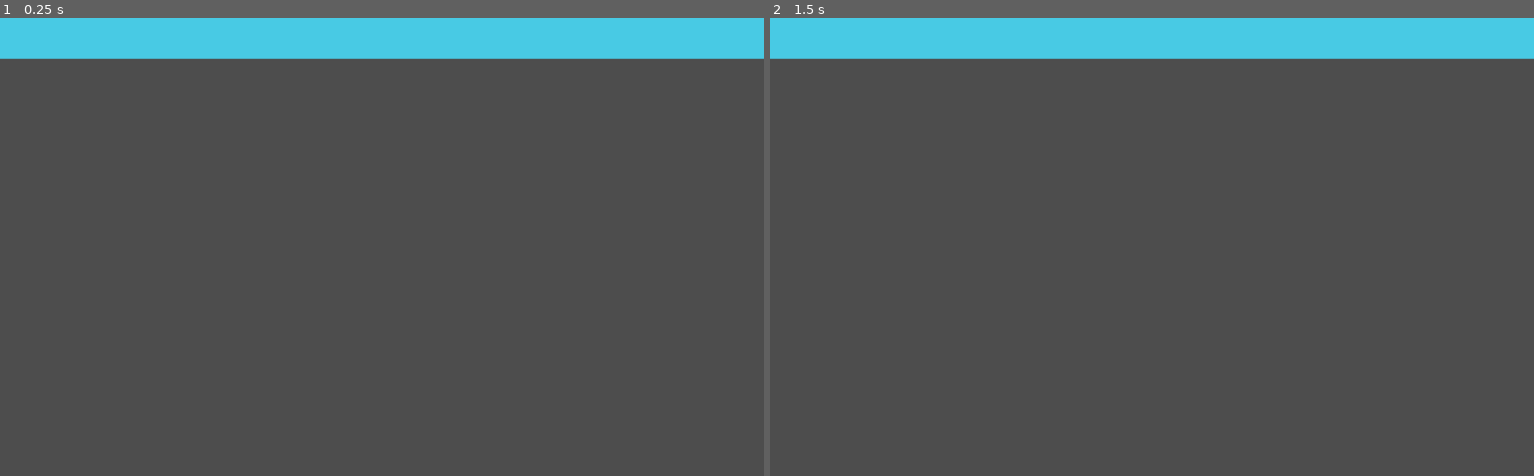
Above: before the commit, frames 1-2 (left to right).
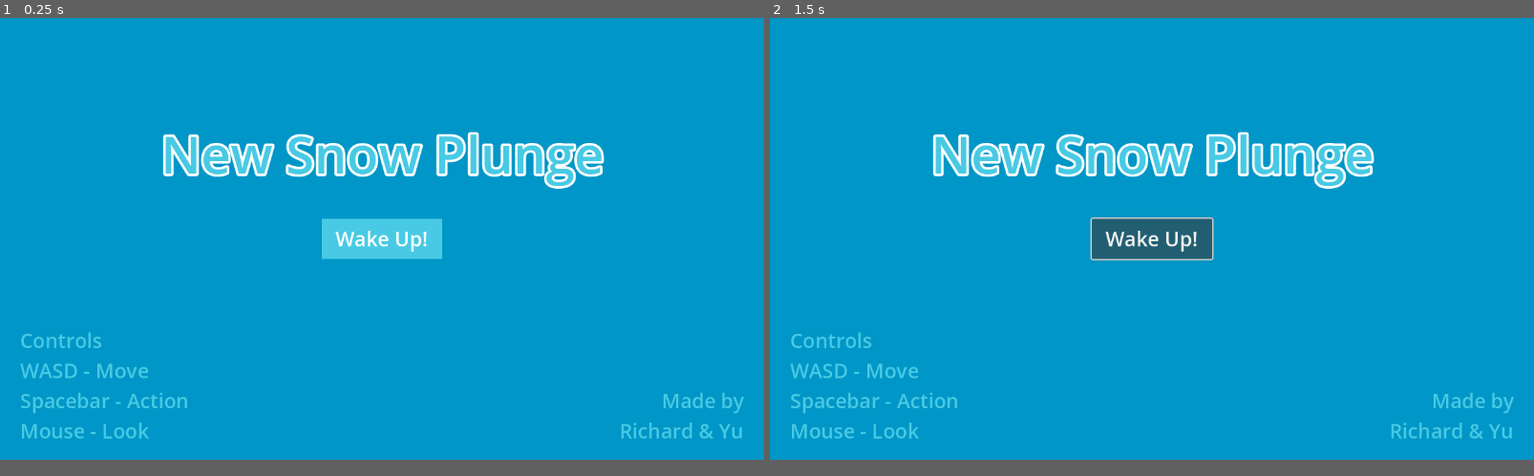
Above: after the commit, the same moments.

Repository: strawstack/MinnHax2025
Game: Godot game, scene res://main.tscn
Same seed, same stepped clock (60 frames per second), same inputs: the game is played once before the commit and once after it.
Inputs (mouse positions are in pixels of both pictures, inside the frame that each line leads up to):
- Up to frame 1 (0.25 s): no input
- Up to frame 2 (1.5 s): click (1152, 247) at 0.5 s, where only the run after the commit has a clickable "Wake Up!"; click (1152, 247) at 1.25 s, where only the run after the commit has a clickable "Wake Up!"
The window is 800x480 before the commit and 800x463 after it. Grey fills any space a smaller window leaves; there, only what the larger window draws over its background counts as a difference.

The runs differ from the first frame. In frame 1, 96% of the frame differs, in the area x 0-100%, y 0-97%; in frame 2, 96%.

Commit message:
Title menu and basic images

Diff:
--- a/main.tscn
+++ b/main.tscn
@@ -11,150 +11,193 @@
 [ext_resource type="Texture2D" uid="uid://bd1rkq3h2p4tg" path="res://images/door_close.png" id="9_4c57u"]
 [ext_resource type="Texture2D" uid="uid://b3c4v1waoftlk" path="res://images/door_open.png" id="10_efxa6"]
 
+[sub_resource type="StyleBoxFlat" id="StyleBoxFlat_4c57u"]
+bg_color = Color(0.282353, 0.792157, 0.894118, 1)
+
 [node name="main" type="Node2D"]
 
 [node name="Camera2D" type="Camera2D" parent="."]
-position = Vector2(184, 1232)
+position = Vector2(608, 992)
 limit_left = 0
 limit_top = 48
 limit_right = 2432
-limit_bottom = 1296
-
-[node name="Background" type="ColorRect" parent="."]
-visible = false
+limit_bottom = 1344
+
+[node name="BackgroundArt" type="Node2D" parent="."]
+
+[node name="Background" type="ColorRect" parent="BackgroundArt"]
 offset_right = 2432.0
 offset_bottom = 640.0
 color = Color(0.792157, 0.941176, 0.972549, 1)
 
-[node name="MountainBack" type="Sprite2D" parent="."]
-visible = false
+[node name="MountainBack" type="Sprite2D" parent="BackgroundArt"]
 position = Vector2(256, 488)
 rotation = 0.785398
 scale = Vector2(1, 1)
 texture = ExtResource("2_kek77")
 
-[node name="MountainBack2" type="Sprite2D" parent="."]
-visible = false
+[node name="MountainBack2" type="Sprite2D" parent="BackgroundArt"]
 position = Vector2(752, 528)
 rotation = 0.785398
 scale = Vector2(1, 1)
 texture = ExtResource("2_kek77")
 
-[node name="MountainBack3" type="Sprite2D" parent="."]
-visible = false
+[node name="MountainBack3" type="Sprite2D" parent="BackgroundArt"]
 position = Vector2(1104, 488)
 rotation = 0.785398
 scale = Vector2(1, 1)
 texture = ExtResource("2_kek77")
 
-[node name="MountainBack4" type="Sprite2D" parent="."]
-visible = false
+[node name="MountainBack4" type="Sprite2D" parent="BackgroundArt"]
 position = Vector2(1632, 560)
 rotation = 0.785398
 scale = Vector2(1, 1)
 texture = ExtResource("2_kek77")
 
-[node name="MountainBack5" type="Sprite2D" parent="."]
-visible = false
+[node name="MountainBack5" type="Sprite2D" parent="BackgroundArt"]
 position = Vector2(2168, 640)
 rotation = 0.785398
 scale = Vector2(1, 1)
 texture = ExtResource("2_kek77")
 
-[node name="MountainFront" type="Sprite2D" parent="."]
-visible = false
+[node name="MountainFront" type="Sprite2D" parent="BackgroundArt"]
 position = Vector2(240, 784)
 rotation = 0.523599
 texture = ExtResource("3_4c57u")
 
-[node name="MountainFront2" type="Sprite2D" parent="."]
-visible = false
+[node name="MountainFront2" type="Sprite2D" parent="BackgroundArt"]
 position = Vector2(880, 808)
 rotation = 0.523599
 texture = ExtResource("3_4c57u")
 
-[node name="MountainFront3" type="Sprite2D" parent="."]
-visible = false
+[node name="MountainFront3" type="Sprite2D" parent="BackgroundArt"]
 position = Vector2(1456, 848)
 rotation = -0.523599
 texture = ExtResource("3_4c57u")
 
-[node name="MountainFront4" type="Sprite2D" parent="."]
-visible = false
+[node name="MountainFront4" type="Sprite2D" parent="BackgroundArt"]
 position = Vector2(1216, 840)
 rotation = 0.523599
 texture = ExtResource("3_4c57u")
 
-[node name="MountainFront5" type="Sprite2D" parent="."]
-visible = false
+[node name="MountainFront5" type="Sprite2D" parent="BackgroundArt"]
 position = Vector2(2272, 808)
 rotation = 0.523599
 texture = ExtResource("3_4c57u")
 
-[node name="Underwater" type="ColorRect" parent="."]
-visible = false
+[node name="Underwater" type="ColorRect" parent="BackgroundArt"]
 offset_top = 640.0
 offset_right = 2432.0
 offset_bottom = 1344.0
 color = Color(0, 0.588235, 0.780392, 1)
 
-[node name="IceFloor" type="Sprite2D" parent="."]
+[node name="IceFloor" type="Sprite2D" parent="BackgroundArt"]
 position = Vector2(832, 608)
 texture = ExtResource("1_5vw27")
 
-[node name="IceFloor3" type="ColorRect" parent="."]
+[node name="IceFloor3" type="ColorRect" parent="BackgroundArt"]
 offset_left = 2048.0
 offset_top = 576.0
 offset_right = 2432.0
 offset_bottom = 640.0
 color = Color(0.282353, 0.792157, 0.894118, 1)
 
-[node name="SaunaRoom" type="Sprite2D" parent="."]
-visible = false
+[node name="SaunaRoom" type="Sprite2D" parent="BackgroundArt"]
 position = Vector2(544, 472)
 texture = ExtResource("5_dg77c")
 
-[node name="StoneSauna" type="Sprite2D" parent="."]
-visible = false
+[node name="StoneSauna" type="Sprite2D" parent="BackgroundArt"]
 position = Vector2(608, 544)
 texture = ExtResource("8_vivmo")
 
+[node name="DoorClose" type="Sprite2D" parent="BackgroundArt"]
+position = Vector2(701, 504)
+texture = ExtResource("9_4c57u")
+
+[node name="DoorOpen" type="Sprite2D" parent="BackgroundArt"]
+position = Vector2(747, 504)
+texture = ExtResource("10_efxa6")
+
 [node name="Player" type="Sprite2D" parent="."]
-visible = false
 position = Vector2(480, 512)
 texture = ExtResource("4_efxa6")
 
-[node name="Smoke" type="Sprite2D" parent="."]
-visible = false
+[node name="WaterOverlay" type="ColorRect" parent="."]
+offset_left = 1664.0
+offset_top = 640.0
+offset_right = 2048.0
+offset_bottom = 896.0
+color = Color(0, 0.588235, 0.780392, 0.501961)
+
+[node name="Smoke" type="Node2D" parent="."]
+
+[node name="Smoke" type="Sprite2D" parent="Smoke"]
 position = Vector2(560, 296)
 texture = ExtResource("6_ycdy4")
 
-[node name="Smoke2" type="Sprite2D" parent="."]
-visible = false
+[node name="Smoke2" type="Sprite2D" parent="Smoke"]
 position = Vector2(680, 120)
 texture = ExtResource("6_ycdy4")
 
-[node name="SmokeLarge" type="Sprite2D" parent="."]
-visible = false
+[node name="SmokeLarge" type="Sprite2D" parent="Smoke"]
 position = Vector2(624, 208)
 texture = ExtResource("7_w48qg")
 
-[node name="SmokeLarge2" type="Sprite2D" parent="."]
-visible = false
+[node name="SmokeLarge2" type="Sprite2D" parent="Smoke"]
 position = Vector2(520, 424)
 texture = ExtResource("7_w48qg")
 
-[node name="SmokeLarge3" type="Sprite2D" parent="."]
-visible = false
+[node name="SmokeLarge3" type="Sprite2D" parent="Smoke"]
 position = Vector2(608, 512)
 texture = ExtResource("7_w48qg")
 
-[node name="DoorClose" type="Sprite2D" parent="."]
-visible = false
-position = Vector2(701, 504)
-texture = ExtResource("9_4c57u")
-
-[node name="DoorOpen" type="Sprite2D" parent="."]
-visible = false
-position = Vector2(747, 504)
-texture = ExtResource("10_efxa6")
+[node name="CameraPoints" type="Node2D" parent="."]
+
+[node name="CAMERA_START" type="Node2D" parent="CameraPoints"]
+position = Vector2(608, 992)
+
+[node name="MainMenu" type="Node2D" parent="."]
+
+[node name="Title" type="Label" parent="MainMenu"]
+offset_left = 256.0
+offset_top = 800.0
+offset_right = 962.0
+offset_bottom = 913.0
+theme_override_colors/font_color = Color(0.282353, 0.792157, 0.894118, 1)
+theme_override_colors/font_outline_color = Color(1, 1, 1, 1)
+theme_override_constants/outline_size = 16
+theme_override_font_sizes/font_size = 82
+text = "New Snow Plunge"
+
+[node name="CreatedBy" type="Label" parent="MainMenu"]
+offset_left = 864.0
+offset_top = 1227.0
+offset_right = 1184.0
+offset_bottom = 1320.0
+theme_override_colors/font_color = Color(0.282353, 0.792157, 0.894118, 1)
+theme_override_font_sizes/font_size = 32
+text = "Made by
+Richard & Yu"
+horizontal_alignment = 2
+
+[node name="CreatedBy2" type="Label" parent="MainMenu"]
+offset_left = 32.0
+offset_top = 1131.0
+offset_right = 352.0
+offset_bottom = 1320.0
+theme_override_colors/font_color = Color(0.282353, 0.792157, 0.894118, 1)
+theme_override_font_sizes/font_size = 32
+text = "Controls
+WASD - Move
+Spacebar - Action
+Mouse - Look"
+
+[node name="StartButton" type="Button" parent="MainMenu"]
+offset_left = 512.0
+offset_top = 960.0
+offset_right = 704.0
+offset_bottom = 1024.0
+theme_override_colors/font_color = Color(1, 1, 1, 1)
+theme_override_font_sizes/font_size = 32
+theme_override_styles/normal = SubResource("StyleBoxFlat_4c57u")
+text = "Wake Up!"
--- a/project.godot
+++ b/project.godot
@@ -16,8 +16,8 @@
 
 [display]
 
-window/size/viewport_width=1200
-window/size/viewport_height=720
+window/size/viewport_width=1216
+window/size/viewport_height=704
 window/stretch/mode="viewport"
 
 [rendering]
Not shown: 1 places in main.tscn that only renumber resources
